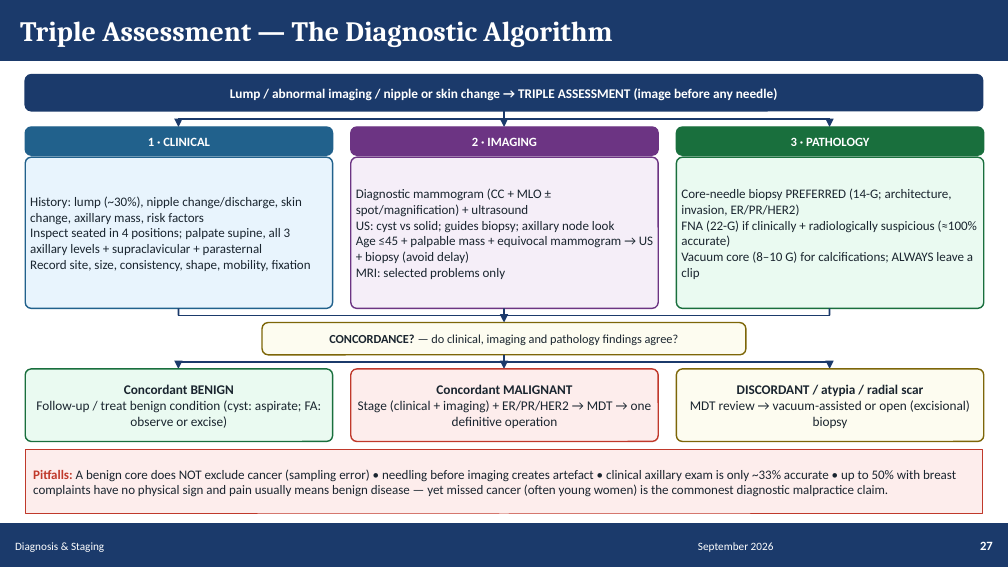
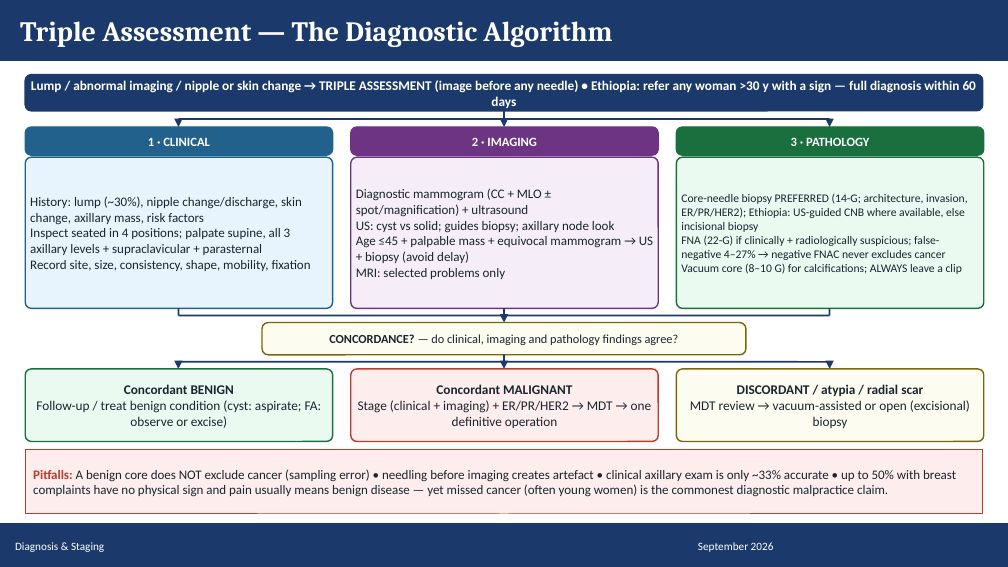
Before and after one commit to Muluamlak/Phone, a slide deck: slide 27 of BreastCancer_Management_Visual_65.pptx. Drawn at 1008x567 pixels with LibreOffice and Linux fonts; fonts in the diff are those of the drawing. Boxes give left, top, right and bottom in pixels: in the first picture for what was removed or moved away, otherwise in the second. Text is boxed around its words. In the diff, an @@ line names an element or a change of style, - is before the commit and + after.

```diff
--- a/BreastCancer_Management_Visual_65.pptx
+++ b/BreastCancer_Management_Visual_65.pptx
@@ text at bbox=[31, 80, 976, 108]: text changed @@
-Lump / abnormal imaging / nipple or skin change → TRIPLE ASSESSMENT (image before any needle)
+Lump / abnormal imaging / nipple or skin change → TRIPLE ASSESSMENT (image before any needle) • Ethiopia: refer any woman >30 y with a sign — full diagnosis within 60 days
@@ text at bbox=[681, 194, 967, 260]: text changed; size 9.3 to 8.3 pt @@
-Core-needle biopsy PREFERRED (14-G; architecture, invasion, ER/PR/HER2)
-FNA (22-G) if clinically + radiologically suspicious (≈100% accurate)
+Core-needle biopsy PREFERRED (14-G; architecture, invasion, ER/PR/HER2); Ethiopia: US-guided CNB where available, else incisional biopsy
+FNA (22-G) if clinically + radiologically suspicious; false-negative 4–27% → negative FNAC never excludes cancer
@@ text at bbox=[681, 263, 962, 274]: size 9.3 to 8.3 pt in "Vacuum core (8–10 G) for calcifications; ALWAYS ..." @@
@@ text removed at bbox=[980, 541, 993, 550] @@
-27
```
Also in this commit, not shown: 64 other slides changed.
